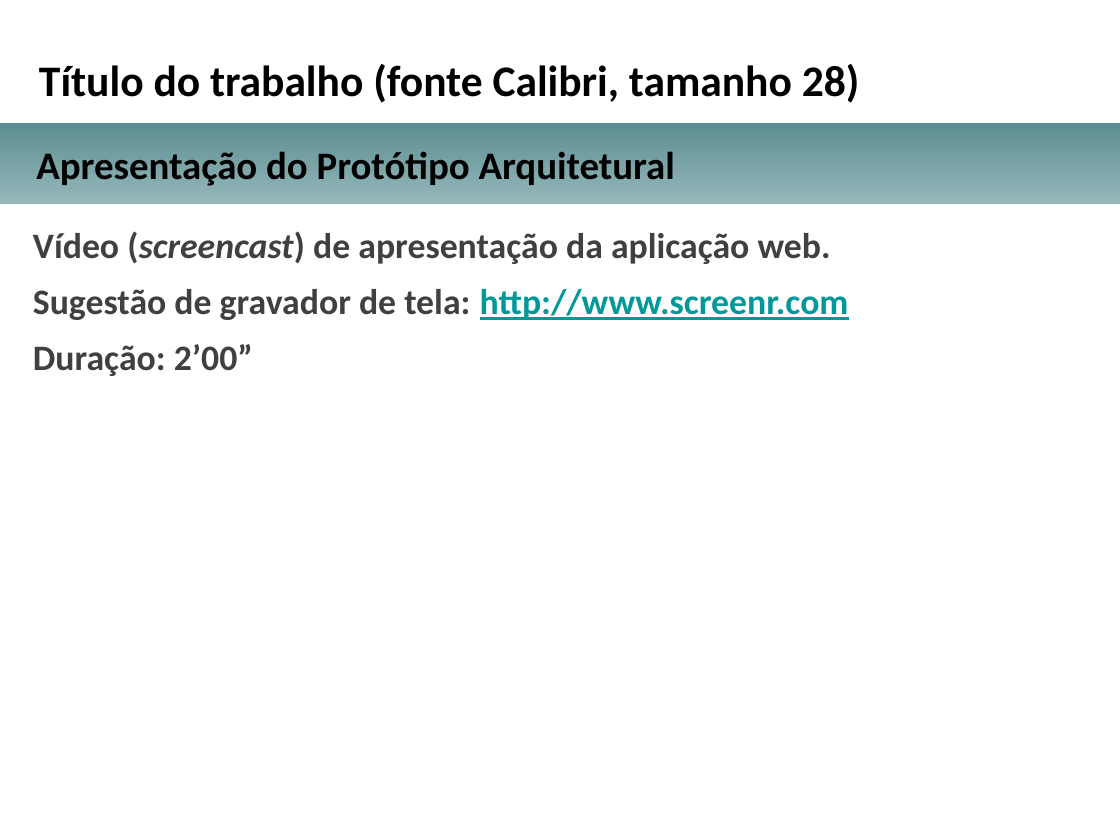
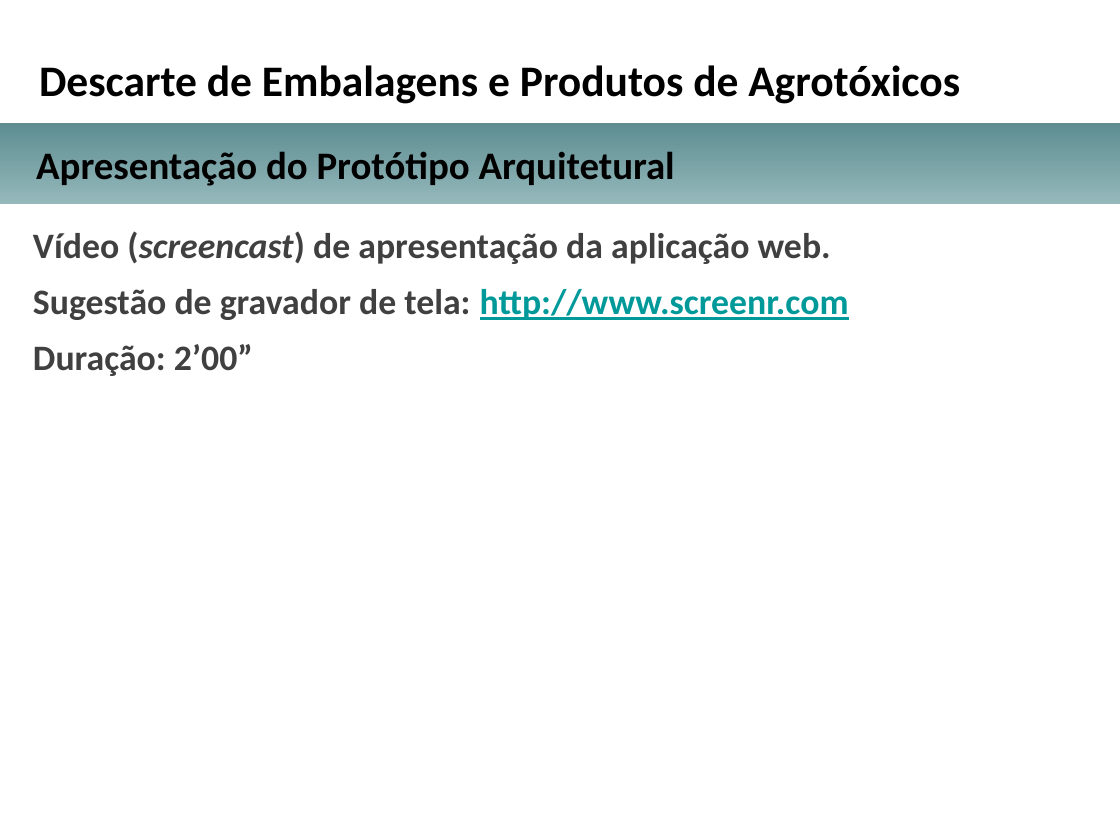
Before and after one commit to michellerodrigues/AgendamentoLambda, a slide deck: slide 9 of docs_tcc/apresentacao_projeto_arquitetural_TCC.pptx. Drawn at 1120x840 pixels with LibreOffice and Linux fonts; fonts in the diff are those of the drawing; background and template pictures are left out. Boxes give left, top, right and bottom in pixels: in the first picture for what was removed or moved away, otherwise in the second. Text is boxed around its words. In the diff, an @@ line names an element or a change of style, - is before the commit and + after.

```diff
--- a/docs_tcc/apresentacao_projeto_arquitetural_TCC.pptx
+++ b/docs_tcc/apresentacao_projeto_arquitetural_TCC.pptx
@@ text at (39, 65, 960, 104): text changed @@
-Título do trabalho (fonte Calibri, tamanho 28)
+Descarte de Embalagens e Produtos de Agrotóxicos
```
Also in this commit, not shown: 3 other slides changed, 7 slides added, 7 slides removed, 1 other file.
